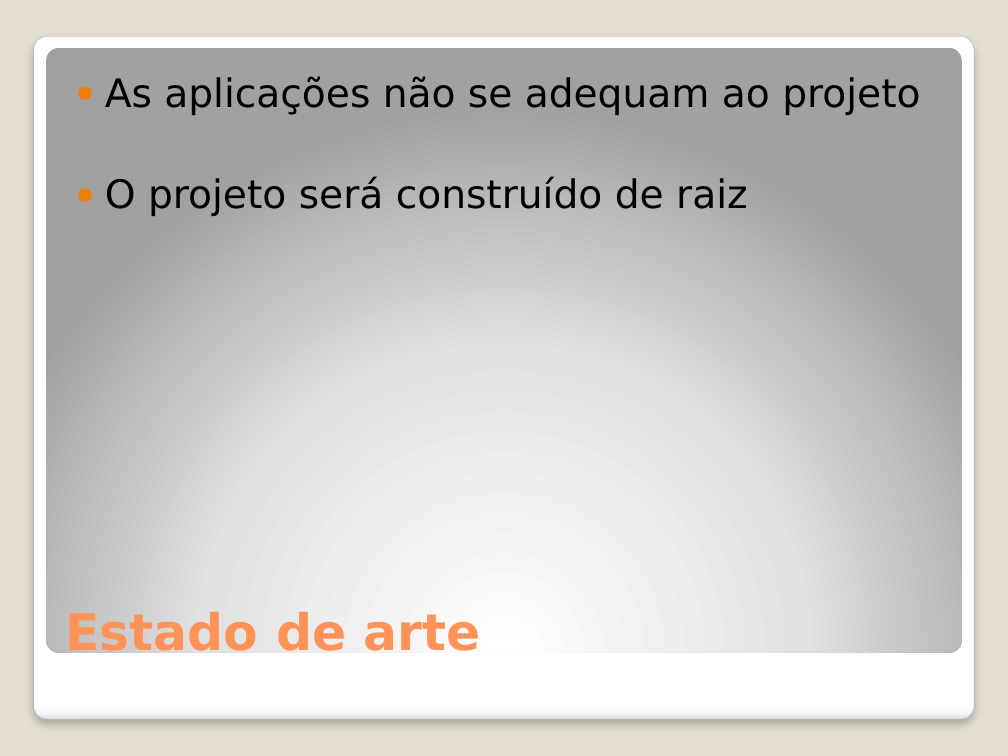
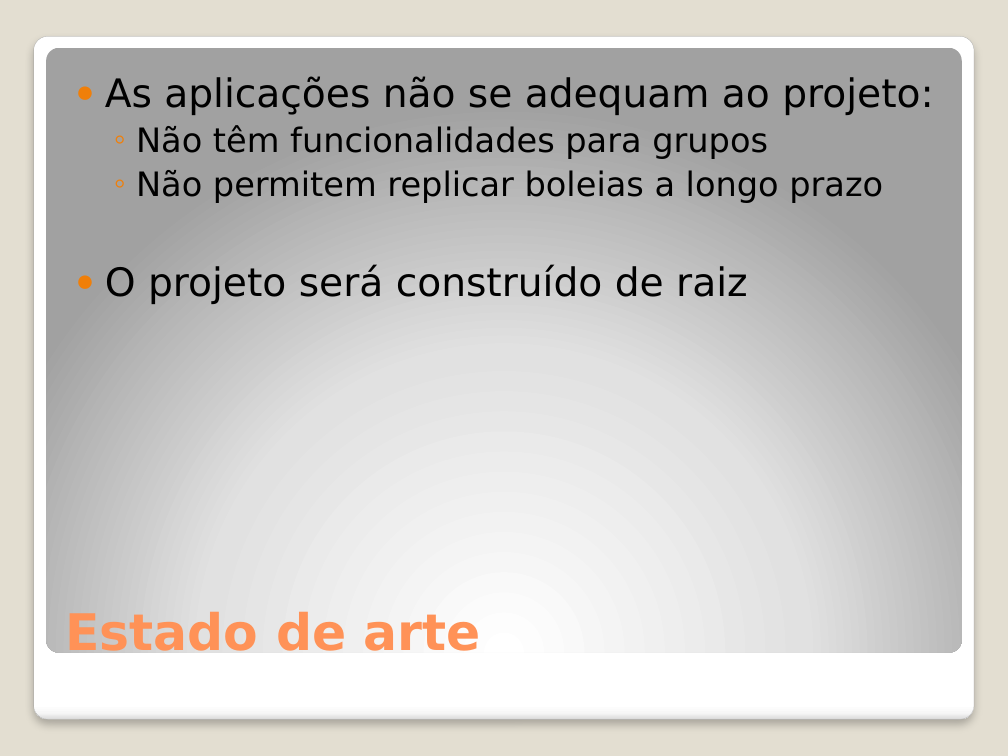
Before and after one commit to Vascomfortuna/Projeto-EI, a slide deck: slide 10 of actividades/Apresentação.pptx. Drawn at 1008x756 pixels with LibreOffice and Linux fonts; fonts in the diff are those of the drawing. Boxes give left, top, right and bottom in pixels: in the first picture for what was removed or moved away, otherwise in the second. Text is boxed around its words. In the diff, an @@ line names an element or a change of style, - is before the commit and + after.

```diff
--- a/actividades/Apresentação.pptx
+++ b/actividades/Apresentação.pptx
@@ text at [105,76,933,203]: text changed; size 28 to 24 pt @@
-● As aplicações não se adequam ao projeto
+● As aplicações não se adequam ao projeto:
+  ◦ Não têm funcionalidades para grupos
+  ◦ Não permitem replicar boleias a longo prazo
```
Also in this commit, not shown: 6 other slides changed, 3 slides added, 1 slide removed, 14 other files.
